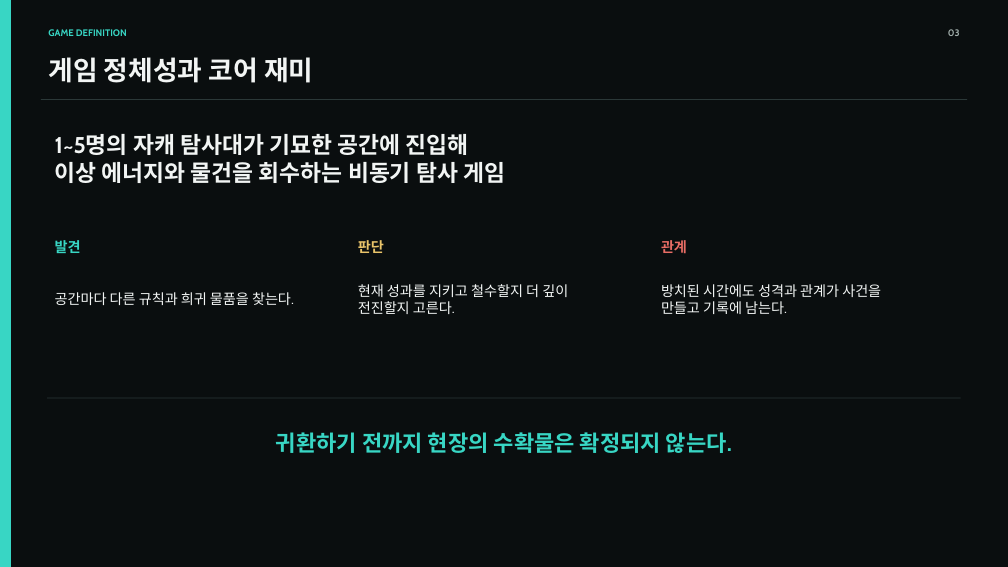
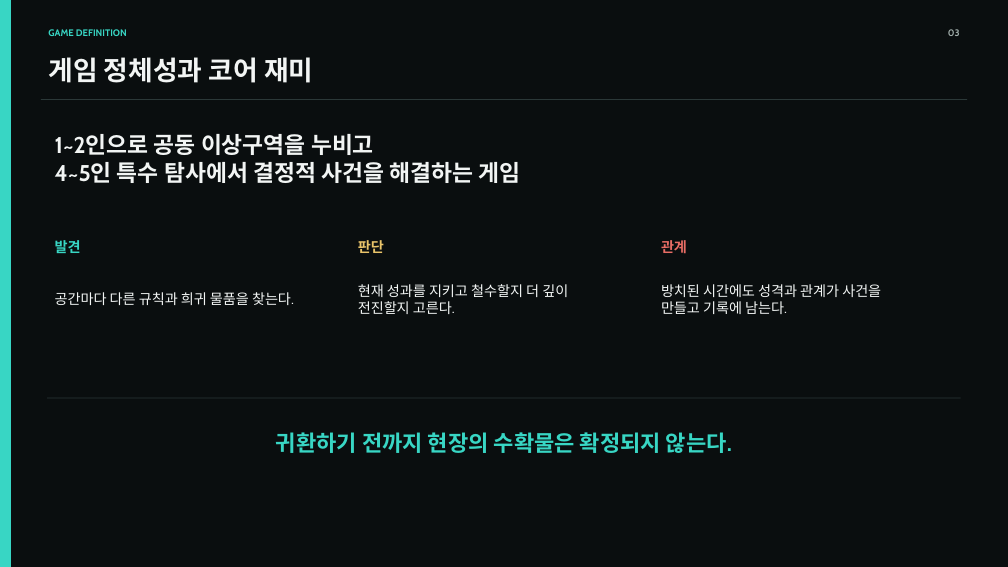
Before and after one commit to dt7070573/PROJECTLIMEN, a slide deck: slide 3 of PROJECT_LIMEN_GAME_DESIGN.pptx. Drawn at 1008x567 pixels with LibreOffice and Linux fonts; fonts in the diff are those of the drawing. Boxes give left, top, right and bottom in pixels: in the first picture for what was removed or moved away, otherwise in the second. Text is boxed around its words. In the diff, an @@ line names an element or a change of style, - is before the commit and + after.

```diff
--- a/PROJECT_LIMEN_GAME_DESIGN.pptx
+++ b/PROJECT_LIMEN_GAME_DESIGN.pptx
@@ text at (55, 134, 520, 183): text changed @@
-1~5명의 자캐 탐사대가 기묘한 공간에 진입해
-이상 에너지와 물건을 회수하는 비동기 탐사 게임
+1~2인으로 공동 이상구역을 누비고
+4~5인 특수 탐사에서 결정적 사건을 해결하는 게임
```
Also in this commit, not shown: 13 other slides changed, 2 slides added, 1 slide removed, 1 other file.
